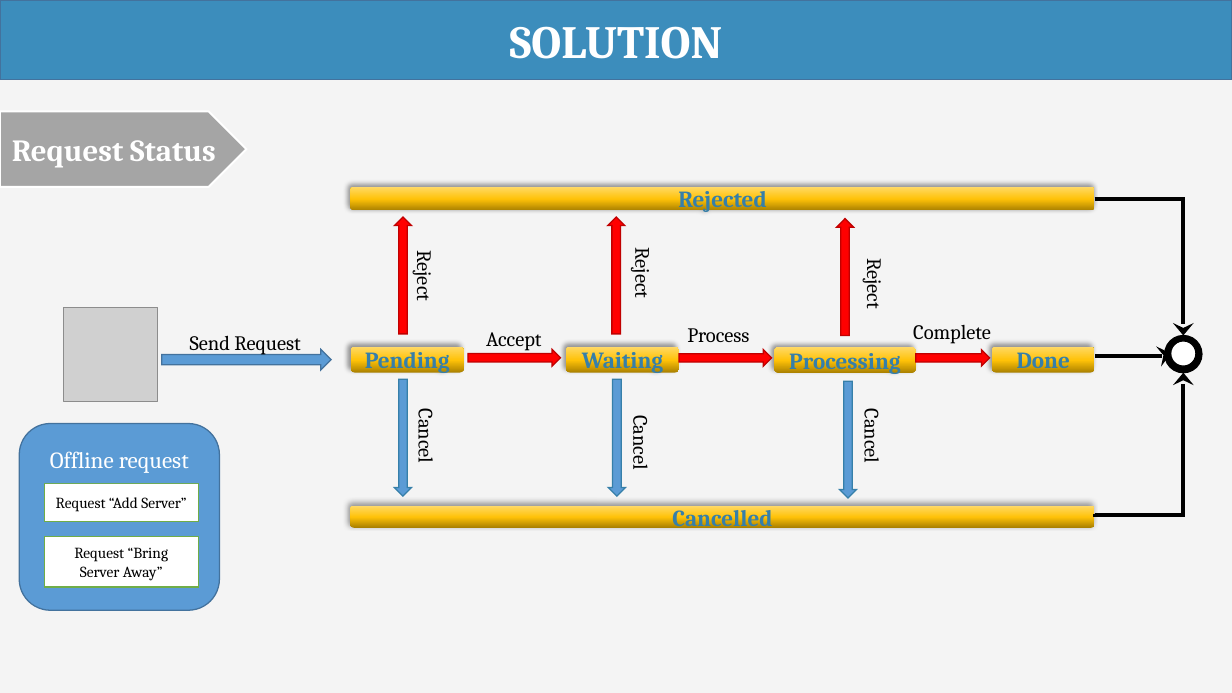
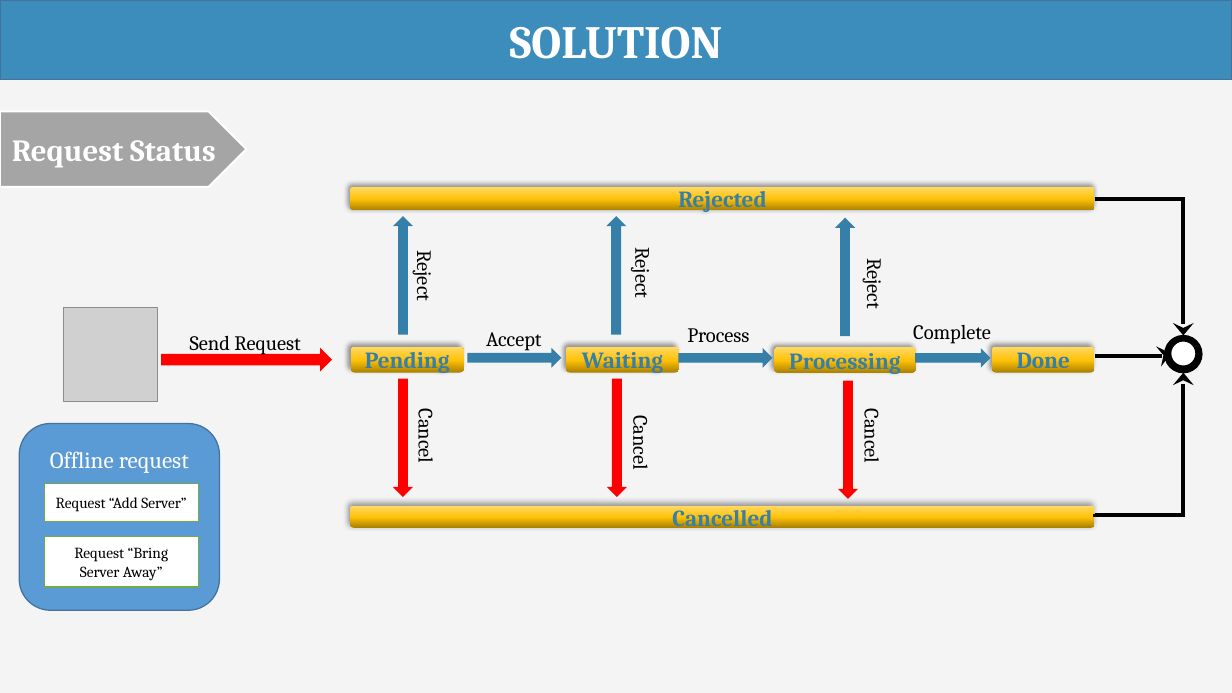
Before and after one commit to haltt051093/IMS-datacenter, a slide deck: slide 17 of Document/Presentation/IMS_20160408_Presentation.pptx. Drawn at 1232x693 pixels with LibreOffice and Linux fonts; fonts in the diff are those of the drawing; grey boxes stand for pictures. Boxes give left, top, right and bottom in pixels: in the first picture for what was removed or moved away, otherwise in the second. Text is boxed around its words. In the diff, an @@ line names an element or a change of style, - is before the commit and + after.

```diff
--- a/Document/Presentation/IMS_20160408_Presentation.pptx
+++ b/Document/Presentation/IMS_20160408_Presentation.pptx
@@ fill #FF0000 to #367FA9; outline #C00000 1 pt to #367FA9 1 pt in 6 elements at <box>468,349,560,366</box>, <box>679,349,772,366</box>, <box>916,350,990,367</box>, <box>608,217,626,335</box>, <box>395,217,412,335</box>, <box>836,219,854,336</box> @@
@@ right arrow at <box>162,349,331,370</box>: fill #5B9BD5 to #FF0000; outline #43739E 1 pt to #FF0000 1 pt @@
@@ fill #5B9BD5 to #FF0000; outline #367FA9 1 pt to #FF0000 1 pt in 3 elements at <box>395,379,412,496</box>, <box>608,379,626,496</box>, <box>839,381,857,498</box> @@
```
Also in this commit, not shown: 22 other slides changed, 3 slides added, 4 other files.
